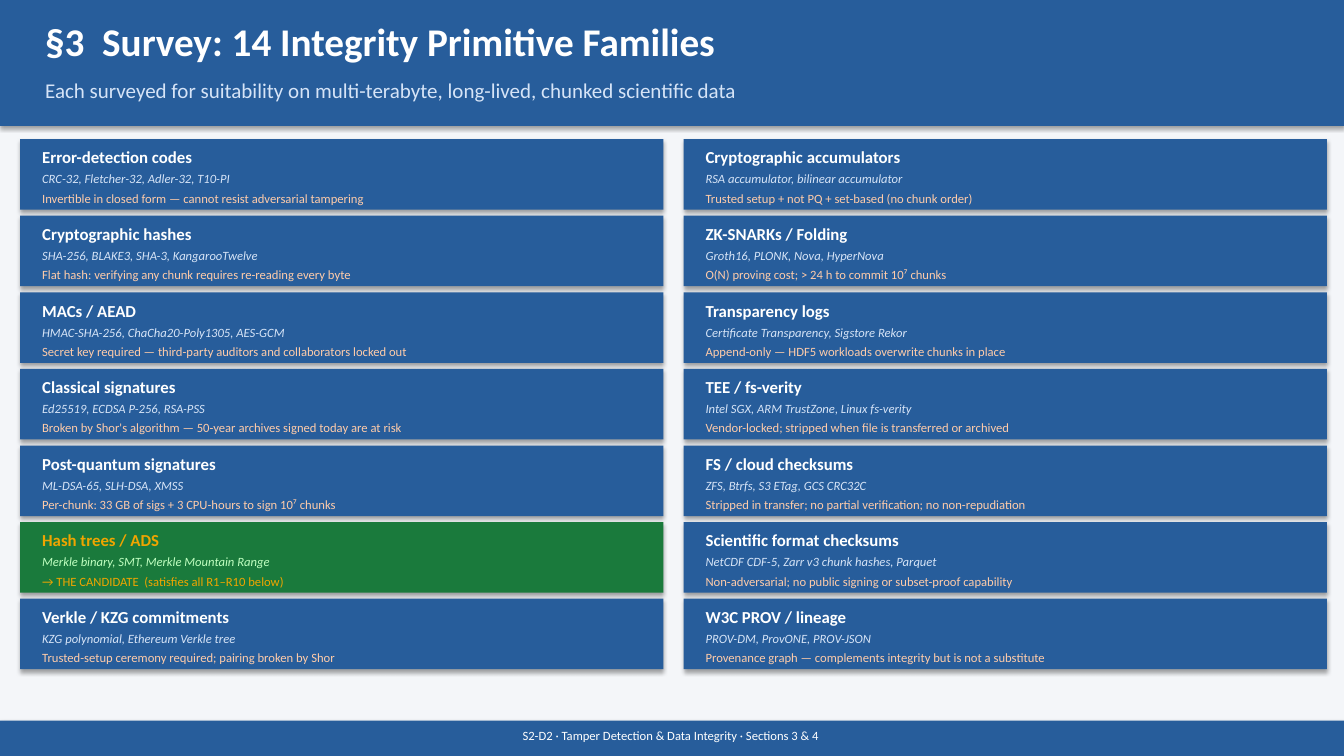
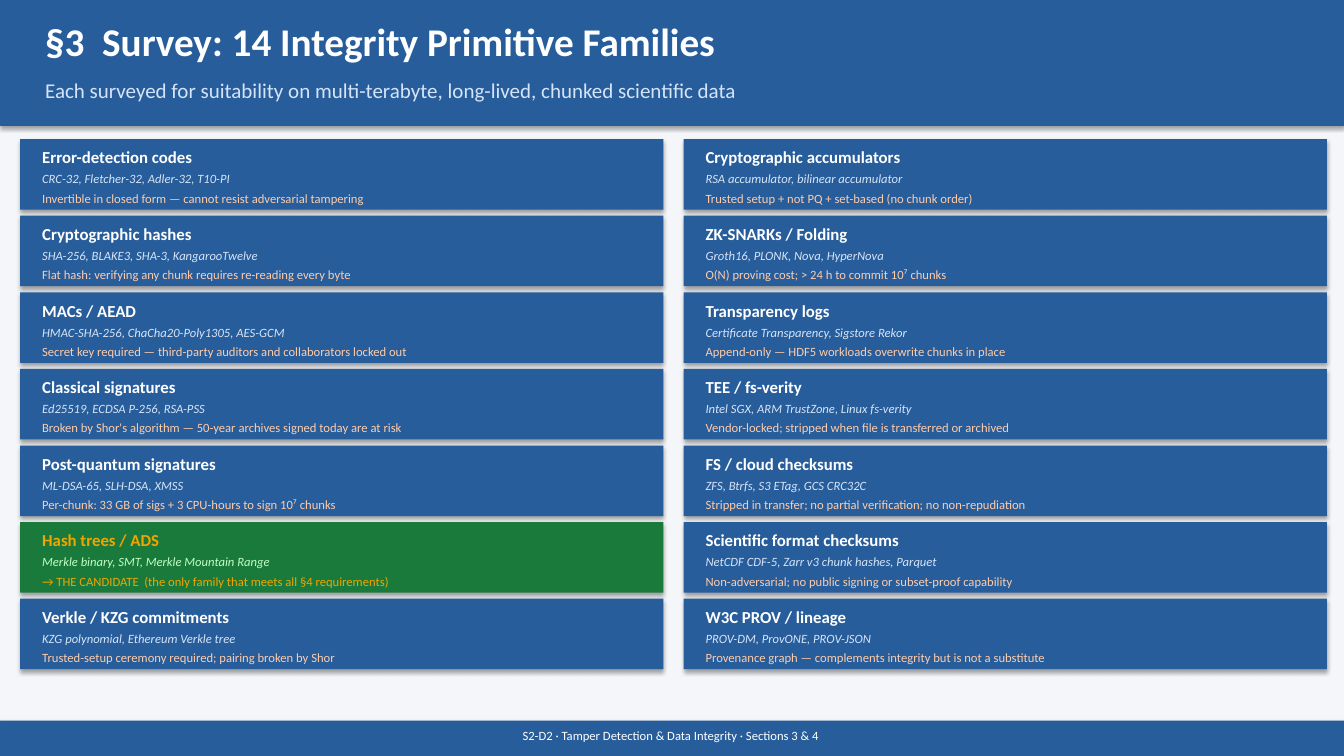
Before and after one commit to brtnfld/R2D2-Yr2, a slide deck: slide 3 of Section4-Requirements-and-Selection.pptx. Drawn at 1344x756 pixels with LibreOffice and Linux fonts; fonts in the diff are those of the drawing. Boxes give left, top, right and bottom in pixels: in the first picture for what was removed or moved away, otherwise in the second. Text is boxed around its words. In the diff, an @@ line names an element or a change of style, - is before the commit and + after.

```diff
--- a/Section4-Requirements-and-Selection.pptx
+++ b/Section4-Requirements-and-Selection.pptx
@@ text at box(56, 577, 389, 588): text changed @@
-→ THE CANDIDATE (satisfies all R1–R10 below)
+→ THE CANDIDATE (the only family that meets all §4 requirements)
```
Also in this commit, not shown: 1 other slide changed, 1 other file.
